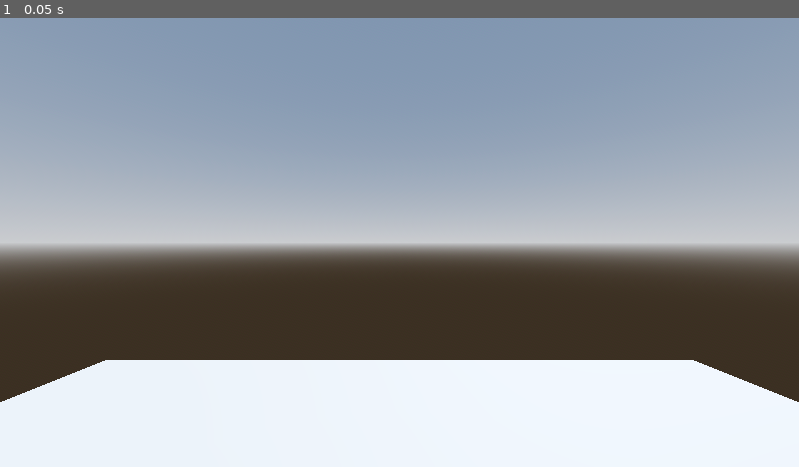
Above: before the commit, frame 1.
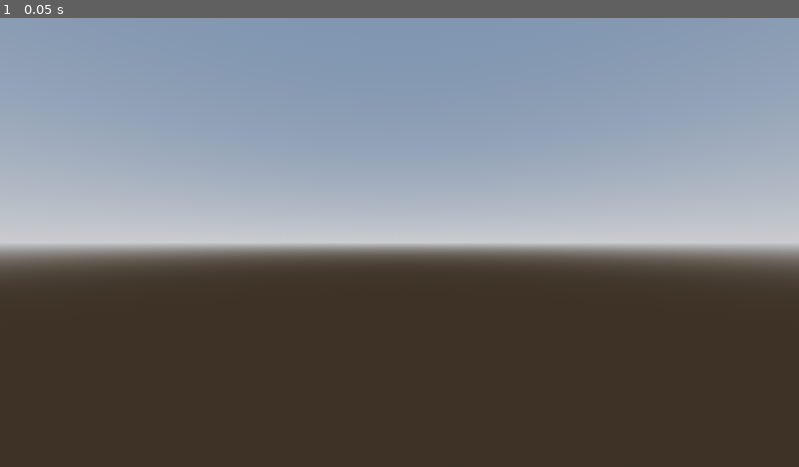
Above: after the commit, the same moment.

Repository: EthanPin/fish
Game: Godot game, scene res://Level.tscn
The game is run twice, just before and just after one commit, with the same random seed, the same clock (stepped at 60 frames per second) and the same inputs. The project has no main scene, so this scene is started directly.
Inputs:
- Up to frame 1 (0.05 s): no input

The runs differ from the first frame. In frame 1, 23% of the frame differs, in the area x 0-100%, y 76-100%.

Commit message:
Add files via upload

Diff:
--- a/Level.tscn
+++ b/Level.tscn
@@ -11,10 +11,8 @@
 background_mode = 2
 sky = SubResource("Sky_bexhn")
 tonemap_mode = 2
-glow_enabled = true
 
 [sub_resource type="PlaneMesh" id="PlaneMesh_qhyq2"]
-size = Vector2(10, 10)
 
 [node name="Node3D" type="Node3D"]
 
@@ -26,7 +24,6 @@
 shadow_enabled = true
 
 [node name="Camera3D" type="Camera3D" parent="."]
-transform = Transform3D(1, 0, 0, 0, 1, 0, 0, 0, 1, 0, 2, 0)
 
 [node name="MeshInstance3D" type="MeshInstance3D" parent="."]
 mesh = SubResource("PlaneMesh_qhyq2")
Not shown: 1 places in Level.tscn that only renumber resources
